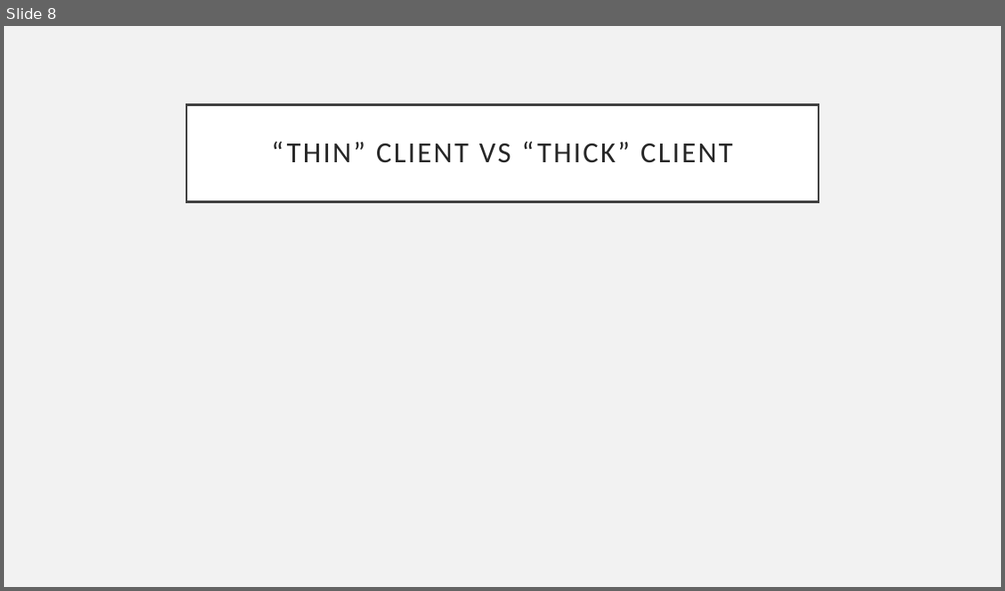
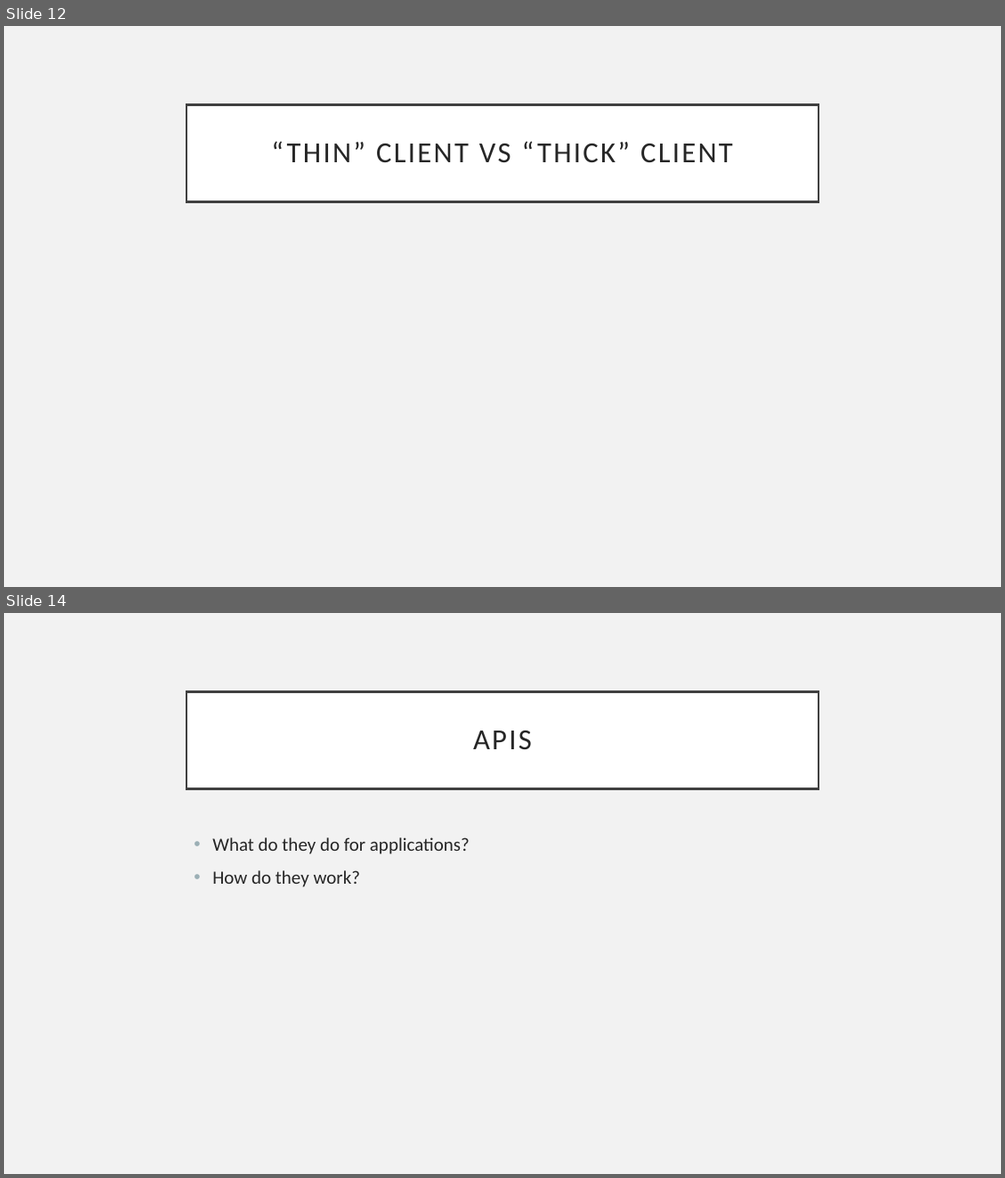
Before and after one commit to hexa-decim8/ISBPM, a slide deck: Class_Materials/Week_1/Day_3/ISBPM w1d3.pptx. Shown one above the other, each under a label of ours: slide 8 before the commit, slides 12 and 14 after it; the slides between them are not shown. The pictures are 1005x591 and 1005x1178 pixels, drawn with LibreOffice and Linux fonts; fonts in the diff are those of the drawing. Boxes give left, top, right and bottom in pixels: in the first picture for what was removed or moved away, otherwise in the second. Text is boxed around its words. In the diff, an @@ line names an element or a change of style, - is before the commit and + after.

```diff
--- a/Class_Materials/Week_1/Day_3/ISBPM w1d3.pptx
+++ b/Class_Materials/Week_1/Day_3/ISBPM w1d3.pptx
@@ slide 14 added at (x1=4, y1=613, x2=1001, y2=1174), background #F2F2F2 @@
@@ title added at (x1=186, y1=691, x2=818, y2=788), fill #FFFFFF, outline #404040 2.5 pt, 28 pt, text #262626 @@
+APIS
@@ text added at (x1=212, y1=837, x2=469, y2=887), 18 pt, text #262626 @@
+• What do they do for applications?
+• How do they work?
@@ what was slide 8 is now slide 12 @@
```
Also in this commit, not shown: 1 slide changed, 9 other slides added, 9 other files.
